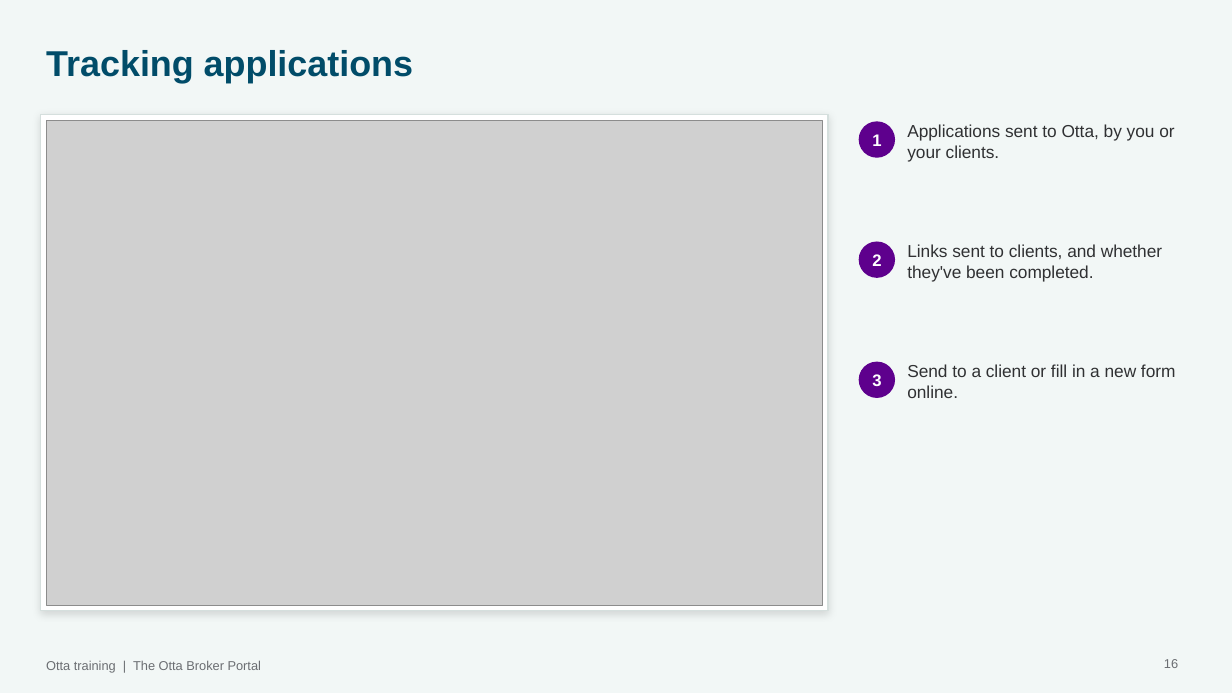
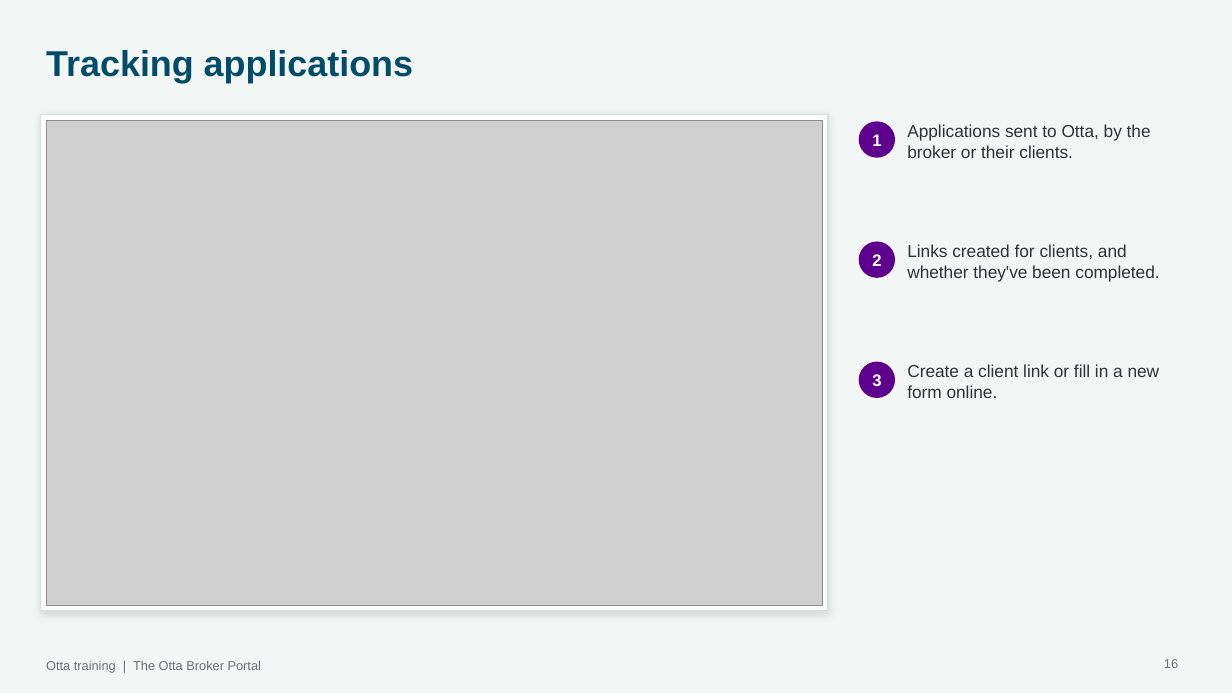
Before and after one commit to rebeccakfurness-boop/otta-MVP, a slide deck: slide 16 of docs/training/Otta training 3 - The broker portal.pptx. Drawn at 1232x693 pixels with LibreOffice and Linux fonts; fonts in the diff are those of the drawing; grey boxes stand for pictures; background and template pictures are left out. Boxes give left, top, right and bottom in pixels: in the first picture for what was removed or moved away, otherwise in the second. Text is boxed around its words. In the diff, an @@ line names an element or a change of style, - is before the commit and + after.

```diff
--- a/docs/training/Otta training 3 - The broker portal.pptx
+++ b/docs/training/Otta training 3 - The broker portal.pptx
@@ text at [907,124,1151,158]: text changed @@
-Applications sent to Otta, by you or your clients.
+Applications sent to Otta, by the broker or their clients.
@@ text at [907,244,1159,282]: text changed @@
-Links sent to clients, and whether they've been completed.
+Links created for clients, and whether they've been completed.
@@ text at [907,364,1160,398]: text changed @@
-Send to a client or fill in a new form online.
+Create a client link or fill in a new form online.
```
Also in this commit, not shown: 6 other slides changed, 5 slides added, 36 other files.
